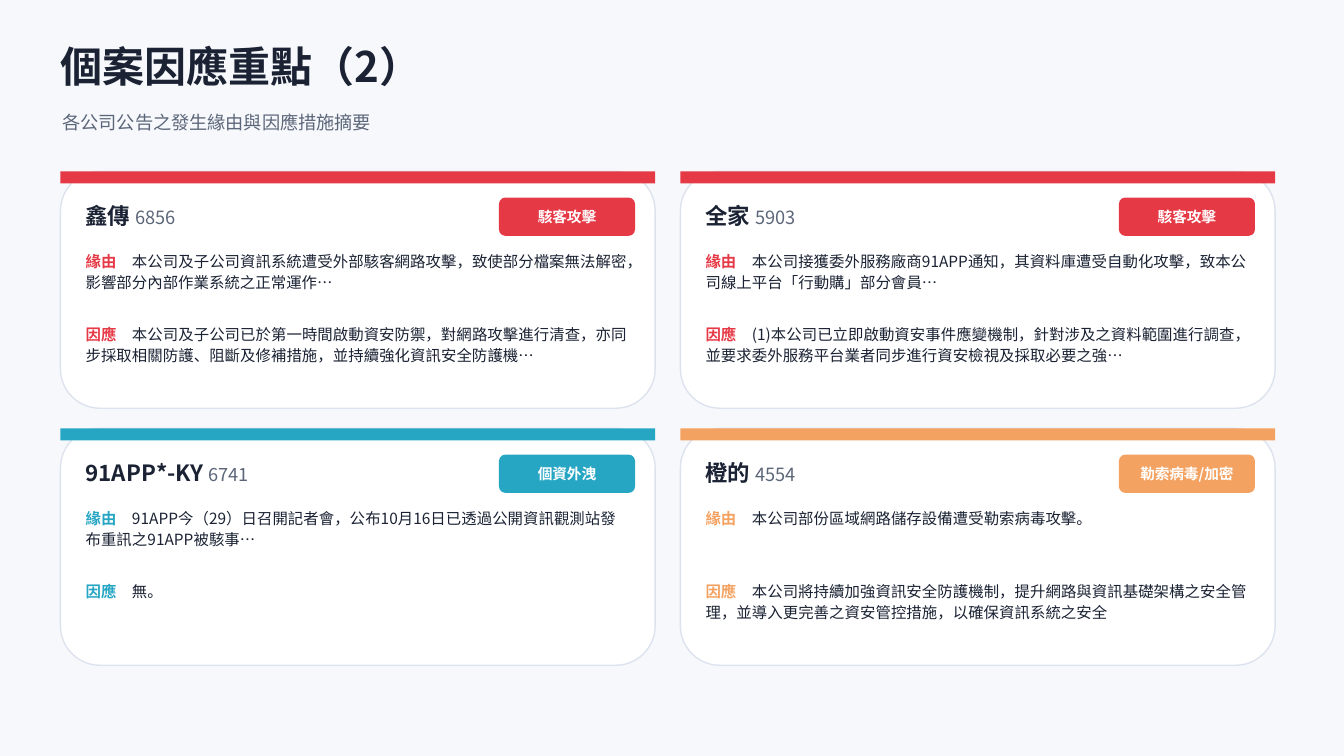
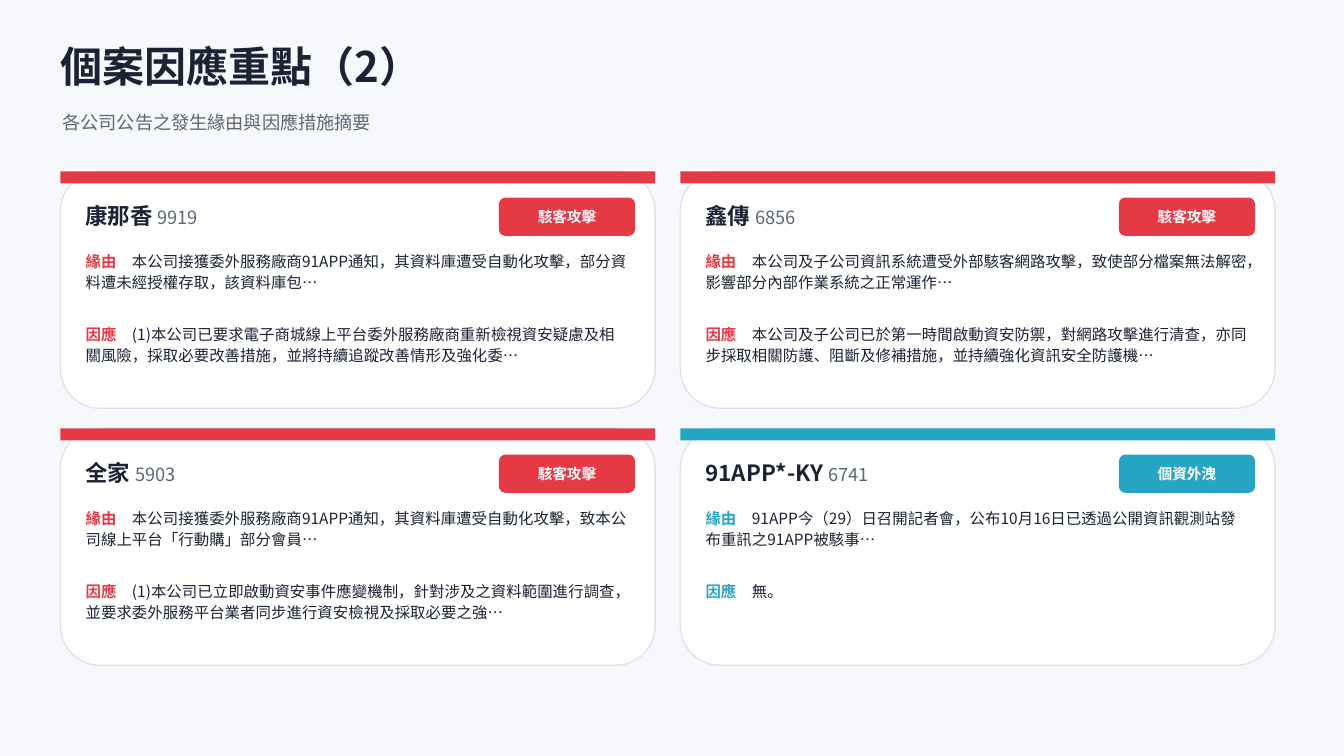
Before and after one commit to Johnnylin77/mops-isec-monitor, a slide deck: slide 7 of 資安事件因應分析.pptx. Drawn at 1344x756 pixels with LibreOffice and Linux fonts; fonts in the diff are those of the drawing. Boxes give left, top, right and bottom in pixels: in the first picture for what was removed or moved away, otherwise in the second. Text is boxed around its words. In the diff, an @@ line names an element or a change of style, - is before the commit and + after.

```diff
--- a/資安事件因應分析.pptx
+++ b/資安事件因應分析.pptx
@@ text at [86, 202, 198, 230]: text changed @@
-鑫傳 6856
+康那香 9919
@@ text at [706, 202, 795, 230]: text changed @@
-全家 5903
+鑫傳 6856
@@ text at [86, 254, 626, 290]: text changed @@
-緣由 本公司及子公司資訊系統遭受外部駭客網路攻擊，致使部分檔案無法解密，影響部分內部作業系統之正常運作…
+緣由 本公司接獲委外服務廠商91APP通知，其資料庫遭受自動化攻擊，部分資料遭未經授權存取，該資料庫包…
@@ text at [706, 254, 1262, 290]: text changed @@
-緣由 本公司接獲委外服務廠商91APP通知，其資料庫遭受自動化攻擊，致本公司線上平台「行動購」部分會員…
+緣由 本公司及子公司資訊系統遭受外部駭客網路攻擊，致使部分檔案無法解密，影響部分內部作業系統之正常運作…
@@ text at [86, 325, 615, 363]: text changed @@
-因應 本公司及子公司已於第一時間啟動資安防禦，對網路攻擊進行清查，亦同步採取相關防護、阻斷及修補措施，並持續強化資訊安全防護機…
+因應 (1)本公司已要求電子商城線上平台委外服務廠商重新檢視資安疑慮及相關風險，採取必要改善措施，並將持續追蹤改善情形及強化委…
@@ text at [706, 325, 1247, 363]: text changed @@
-因應 (1)本公司已立即啟動資安事件應變機制，針對涉及之資料範圍進行調查，並要求委外服務平台業者同步進行資安檢視及採取必要之強…
+因應 本公司及子公司已於第一時間啟動資安防禦，對網路攻擊進行清查，亦同步採取相關防護、阻斷及修補措施，並持續強化資訊安全防護機…
@@ rectangle at [60, 429, 655, 441]: fill #27A6C4 to #E63946 @@
@@ rectangle at [681, 429, 1275, 441]: fill #F4A261 to #27A6C4 @@
@@ text at [86, 462, 175, 483]: text changed; size 16 to 13 pt; text colour #1A2233 to #5C6679; bold off @@
-91APP*-KY 6741
+全家 5903
@@ rounded rectangle at [499, 455, 635, 493]: fill #27A6C4 to #E63946 @@
@@ text at [538, 466, 596, 480]: text changed @@
-個資外洩
+駭客攻擊
@@ text at [706, 463, 868, 482]: text changed; size 13 to 16 pt; text colour #5C6679 to #1A2233; bold on @@
-橙的 4554
+91APP*-KY 6741
@@ rounded rectangle at [1119, 455, 1255, 493]: fill #F4A261 to #27A6C4 @@
@@ text at [1158, 466, 1216, 480]: text changed @@
-勒索病毒/加密
+個資外洩
@@ text at [86, 511, 626, 547]: text changed @@
-緣由 91APP今（29）日召開記者會，公布10月16日已透過公開資訊觀測站發布重訊之91APP被駭事…
+緣由 本公司接獲委外服務廠商91APP通知，其資料庫遭受自動化攻擊，致本公司線上平台「行動購」部分會員…
@@ text at [706, 511, 1236, 526]: text changed @@
-緣由 本公司部份區域網路儲存設備遭受勒索病毒攻擊。
+緣由 91APP今（29）日召開記者會，公布10月16日已透過公開資訊觀測站發布重訊之91APP被駭事…
@@ text at [86, 582, 630, 620]: text changed; text colour #27A6C4 to #1A2233; bold off @@
-因應 無。
+因應 (1)本公司已立即啟動資安事件應變機制，針對涉及之資料範圍進行調查，並要求委外服務平台業者同步進行資安檢視及採取必要之強…
@@ text at [706, 582, 783, 602]: text changed; text colour #1A2233 to #27A6C4; bold on @@
-因應 本公司將持續加強資訊安全防護機制，提升網路與資訊基礎架構之安全管理，並導入更完善之資安管控措施，以確保資訊系統之安全
+因應 無。
```
Also in this commit, not shown: 8 other slides changed, 1 slide added, 2 other files.
